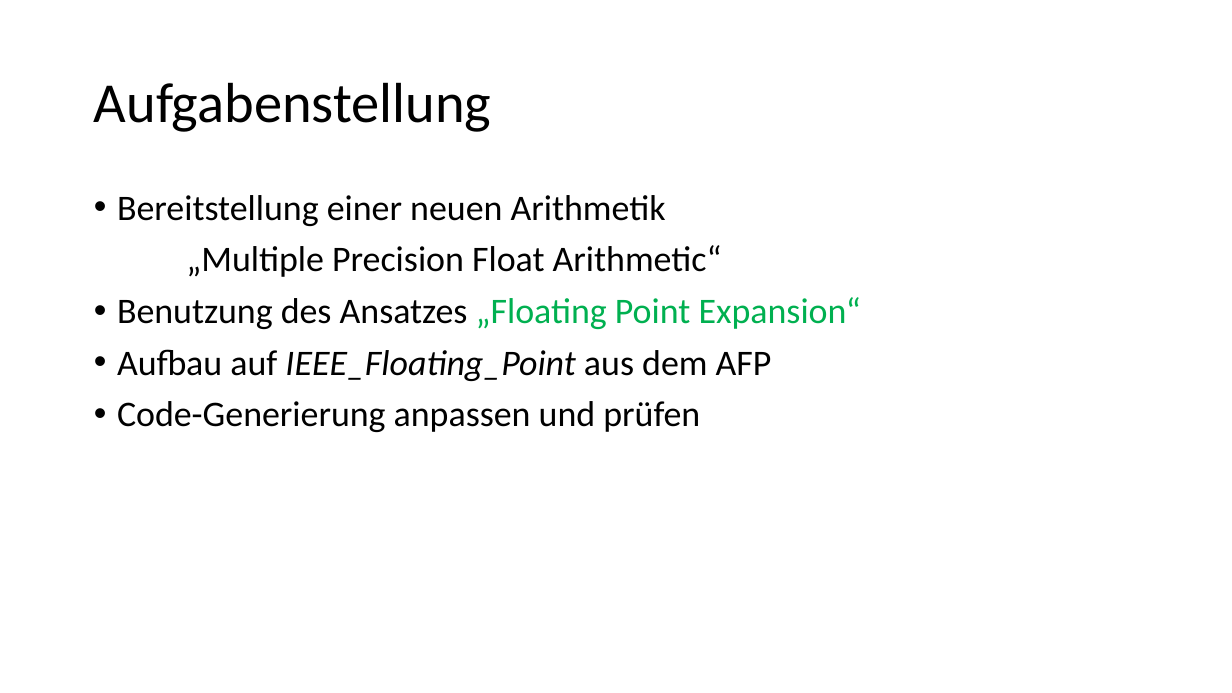
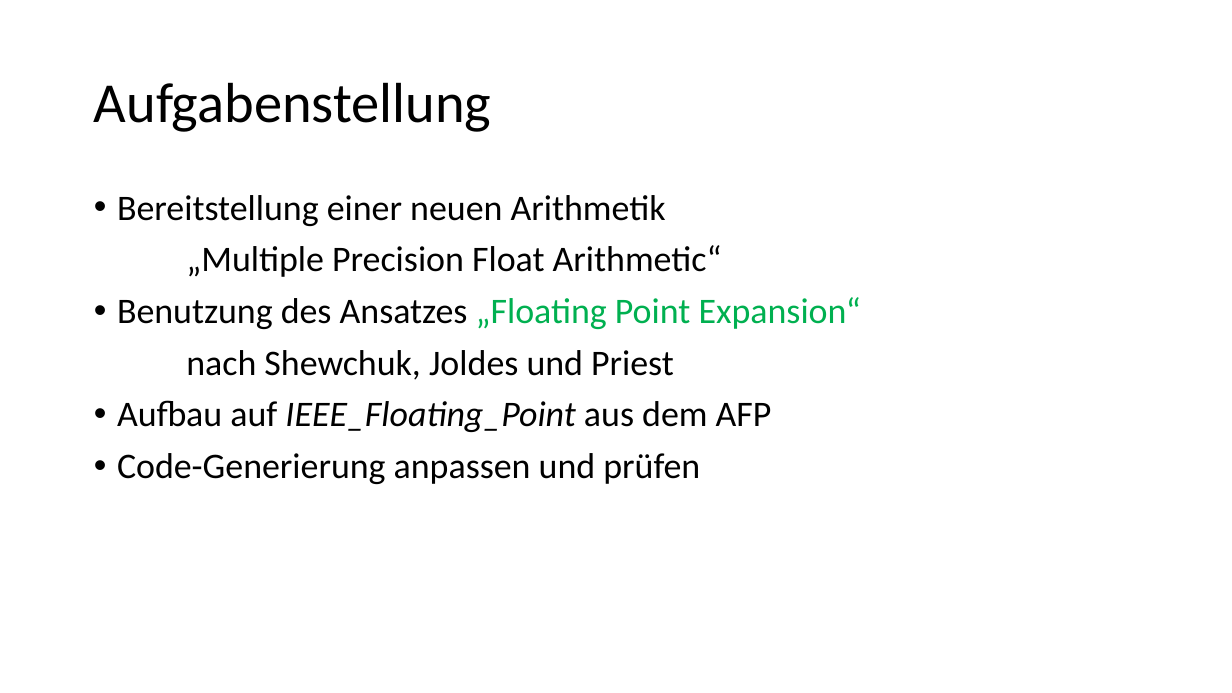
Before and after one commit to Helli/IsabelleBasicNumericalProofs, a slide deck: slide 4 of Vortrag.pptx. Drawn at 1232x693 pixels with LibreOffice and Linux fonts; fonts in the diff are those of the drawing. Boxes give left, top, right and bottom in pixels: in the first picture for what was removed or moved away, otherwise in the second. Text is boxed around its words. In the diff, an @@ line names an element or a change of style, - is before the commit and + after.

```diff
--- a/Vortrag.pptx
+++ b/Vortrag.pptx
@@ text at bbox=[186, 350, 674, 380]: paragraph added @@
+nach Shewchuk, Joldes und Priest
```
Also in this commit, not shown: 9 other slides changed, 1 slide added, 4 slides removed, 1 other file.
